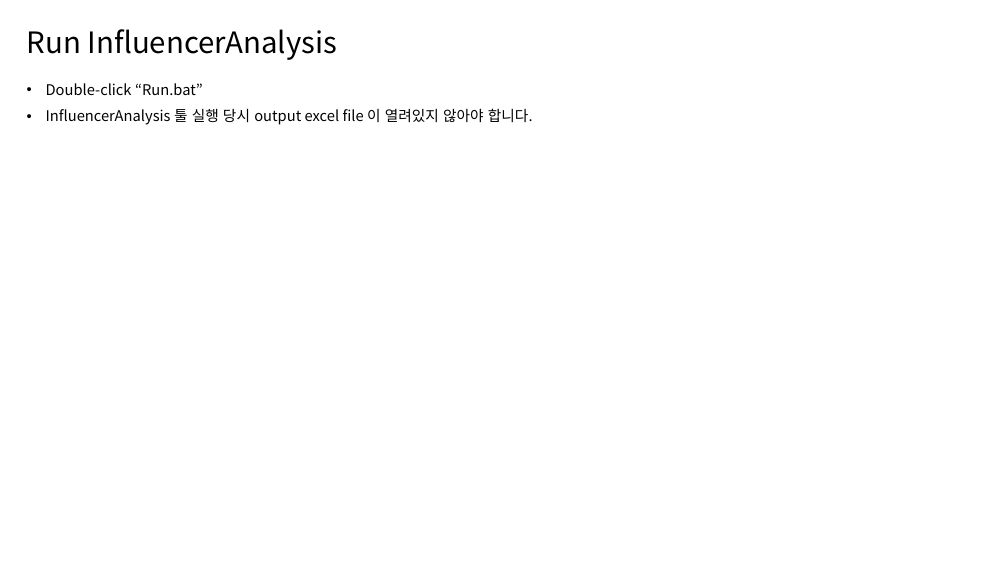
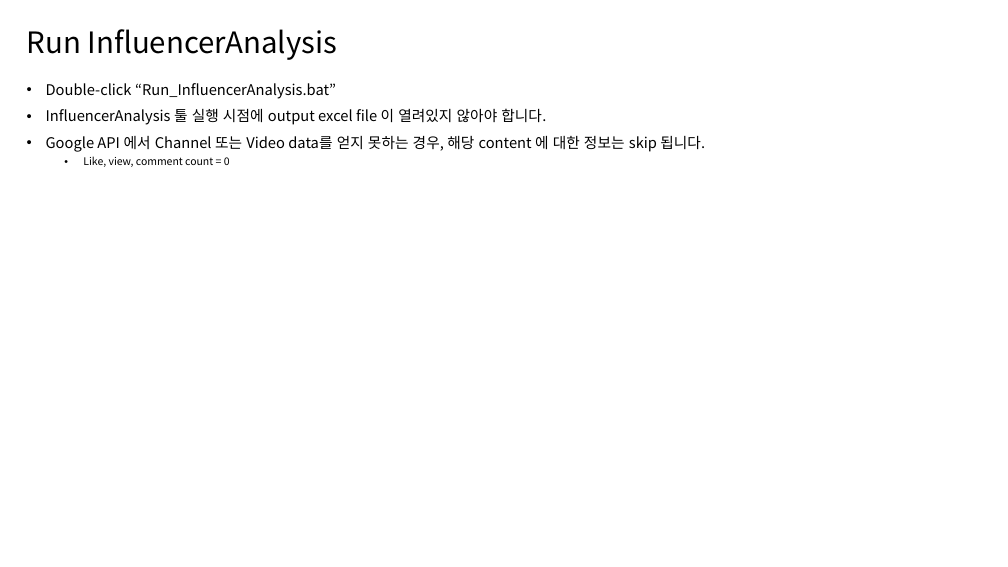
Before and after one commit to yoonji-jang/InfluencerAnalysis, a slide deck: slide 7 of InfluencerAnalysis_UserGuide.pptx. Drawn at 1008x567 pixels with LibreOffice and Linux fonts; fonts in the diff are those of the drawing. Boxes give left, top, right and bottom in pixels: in the first picture for what was removed or moved away, otherwise in the second. Text is boxed around its words. In the diff, an @@ line names an element or a change of style, - is before the commit and + after.

```diff
--- a/InfluencerAnalysis_UserGuide.pptx
+++ b/InfluencerAnalysis_UserGuide.pptx
@@ text at (46,83,705,167): text changed @@
-• Double-click “Run.bat”
-• InfluencerAnalysis 툴 실행 당시 output excel file 이 열려있지 않아야 합니다.
+• Double-click “Run_InfluencerAnalysis.bat”
+• InfluencerAnalysis 툴 실행 시점에 output excel file 이 열려있지 않아야 합니다.
+• Google API 에서 Channel 또는 Video data를 얻지 못하는 경우, 해당 content 에 대한 정보는 skip 됩니다.
+  • Like, view, comment count = 0
```
Also in this commit, not shown: 2 other slides changed.
